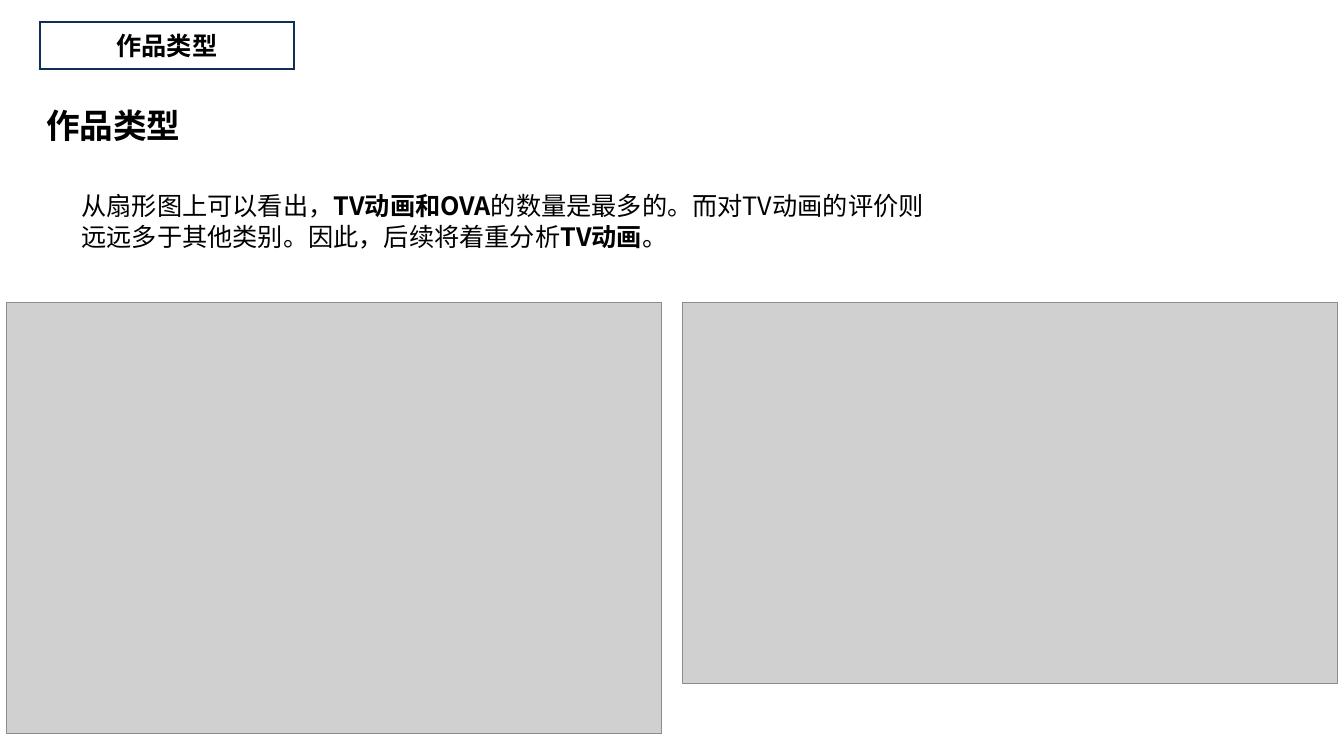
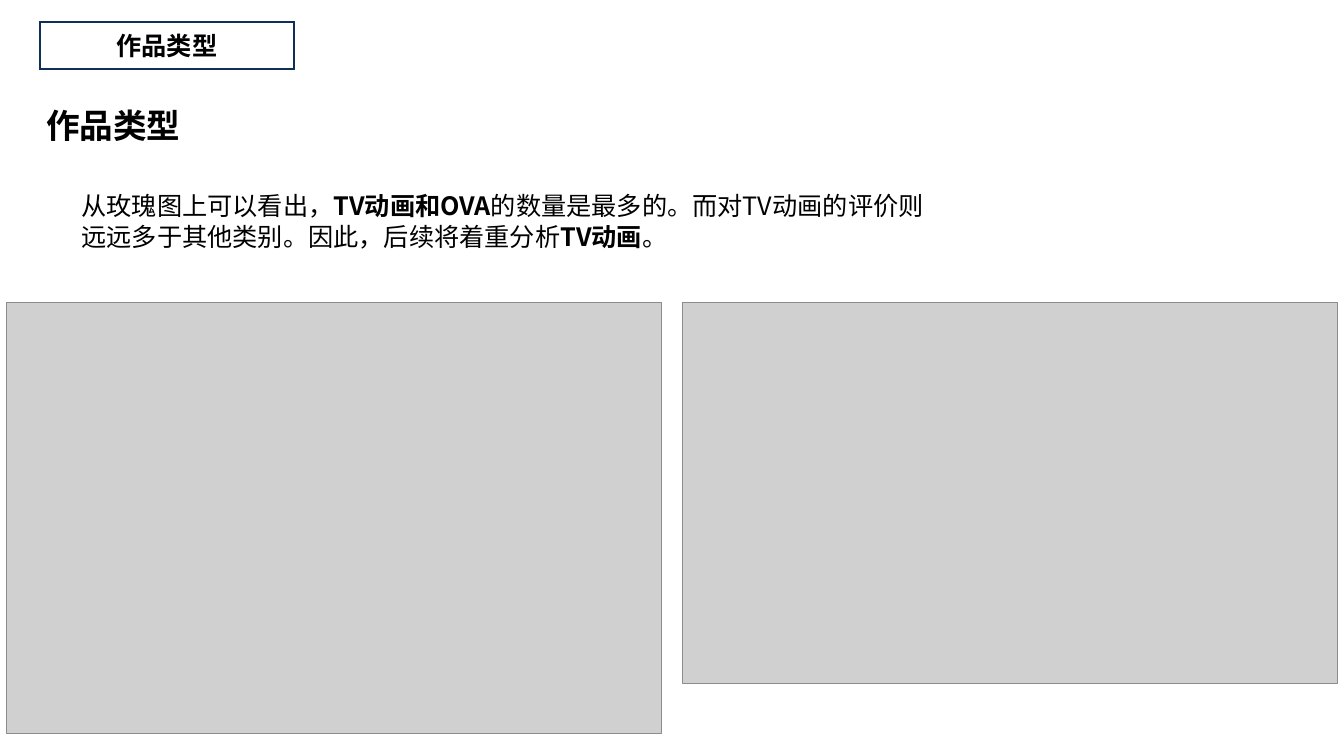
Before and after one commit to wengsy150943/anime-recommand, a slide deck: slide 7 of report.pptx. Drawn at 1344x756 pixels with LibreOffice and Linux fonts; fonts in the diff are those of the drawing; grey boxes stand for pictures. Boxes give left, top, right and bottom in pixels: in the first picture for what was removed or moved away, otherwise in the second. Text is boxed around its words. In the diff, an @@ line names an element or a change of style, - is before the commit and + after.

```diff
--- a/report.pptx
+++ b/report.pptx
@@ text at (x1=82, y1=193, x2=924, y2=249): text changed @@
-从扇形图上可以看出，TV动画和OVA的数量是最多的。而对TV动画的评价则远远多于其他类别。因此，后续将着重分析TV动画。
+从玫瑰图上可以看出，TV动画和OVA的数量是最多的。而对TV动画的评价则远远多于其他类别。因此，后续将着重分析TV动画。
```
Also in this commit, not shown: 3 other files.
